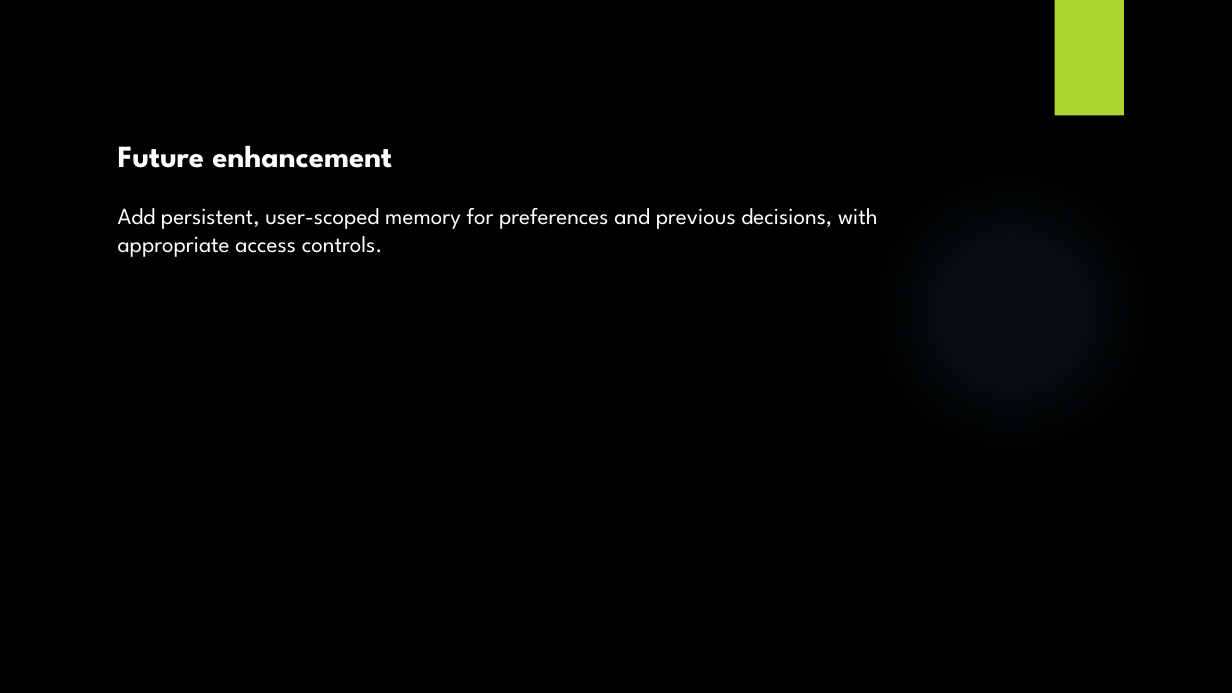
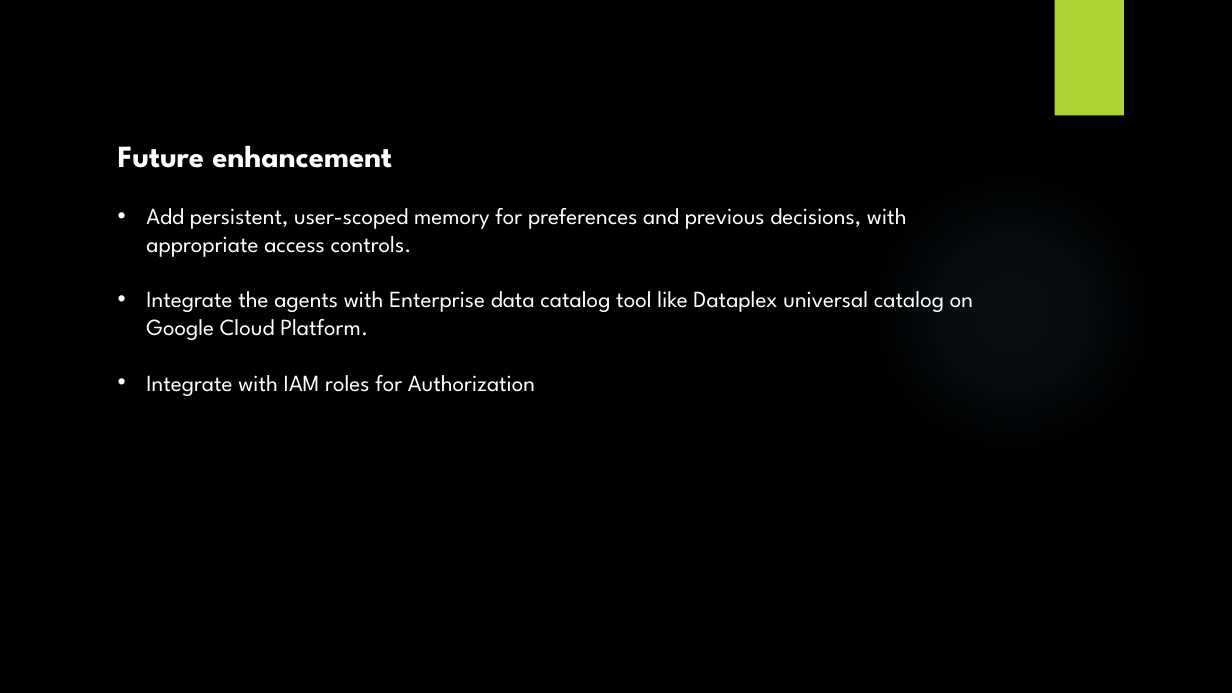
Before and after one commit to guruprasad-bng/Autonomous_DW_Agents, a slide deck: slide 8 of Autonomous_Data_Warehouse_agents.pptx. Drawn at 1232x693 pixels with LibreOffice and Linux fonts; fonts in the diff are those of the drawing; background and template pictures are left out. Boxes give left, top, right and bottom in pixels: in the first picture for what was removed or moved away, otherwise in the second. Text is boxed around its words. In the diff, an @@ line names an element or a change of style, - is before the commit and + after.

```diff
--- a/Autonomous_Data_Warehouse_agents.pptx
+++ b/Autonomous_Data_Warehouse_agents.pptx
@@ text at (146, 208, 907, 257): bullet none to • @@
@@ text at (146, 291, 973, 396): paragraphs added @@
+• Integrate the agents with Enterprise data catalog tool like Dataplex universal catalog on Google Cloud Platform.
+• Integrate with IAM roles for Authorization
```
Also in this commit, not shown: 1 other slide changed, 1 slide added.
